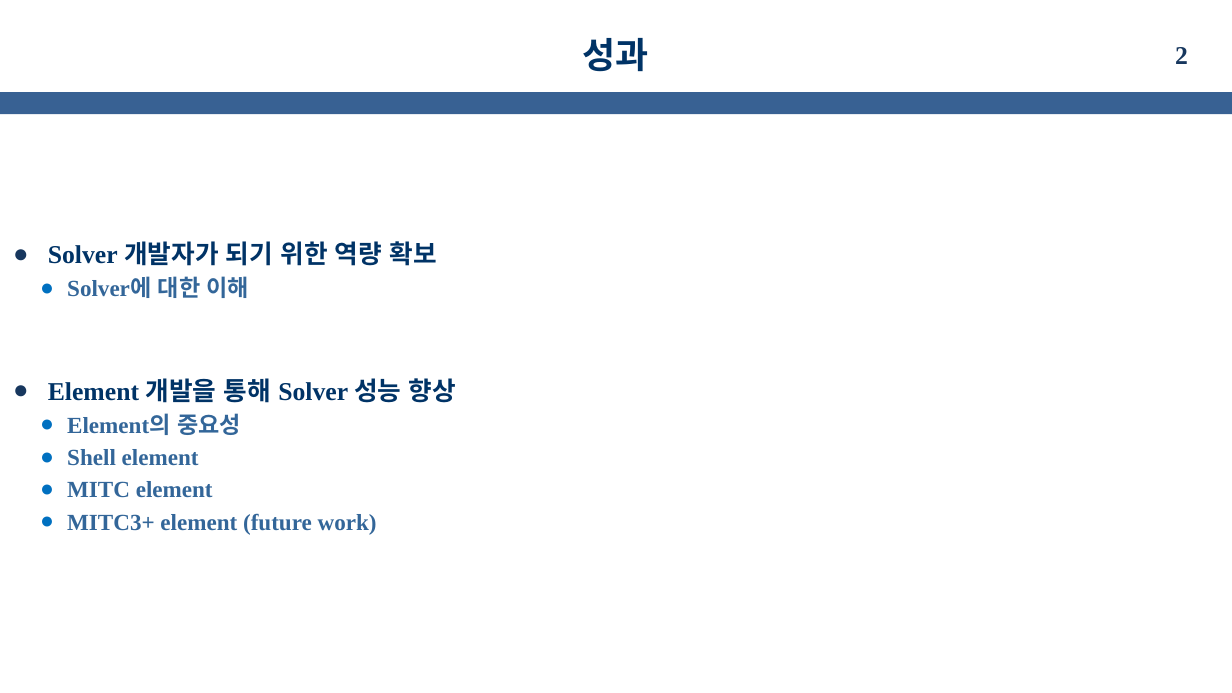
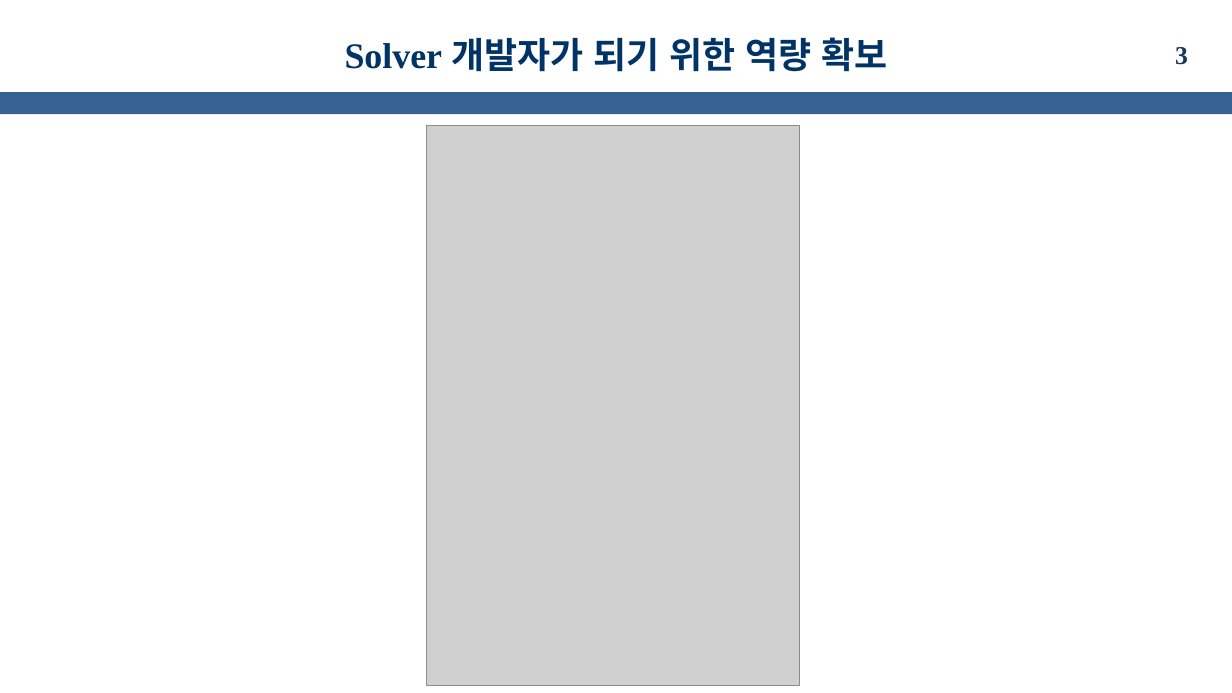
Before and after one commit to kms0523/Study, a slide deck: slide 3 of 발표자료/성과발표(중간).pptx (slide 2 before the commit). Drawn at 1232x693 pixels with LibreOffice and Linux fonts; fonts in the diff are those of the drawing; grey boxes stand for pictures; background and template pictures are left out. Boxes give left, top, right and bottom in pixels: in the first picture for what was removed or moved away, otherwise in the second. Text is boxed around its words. In the diff, an @@ line names an element or a change of style, - is before the commit and + after.

```diff
--- a/발표자료/성과발표(중간).pptx
+++ b/발표자료/성과발표(중간).pptx
@@ title at (345, 37, 887, 72): text changed @@
-성과
+Solver 개발자가 되기 위한 역량 확보
@@ page number at (1175, 47, 1188, 65): text changed @@
-2
+3
@@ picture added at (426, 126, 799, 686) @@
@@ text removed at (48, 241, 456, 535) @@
-● Solver 개발자가 되기 위한 역량 확보
-  ● Solver에 대한 이해
-● Element 개발을 통해 Solver 성능 향상
-  ● Element의 중요성
-  ● Shell element
-  ● MITC element
-  ● MITC3+ element (future work)
```
Also in this commit, not shown: 4 other slides changed, 7 slides added, 2 slides removed, 8 other files.
